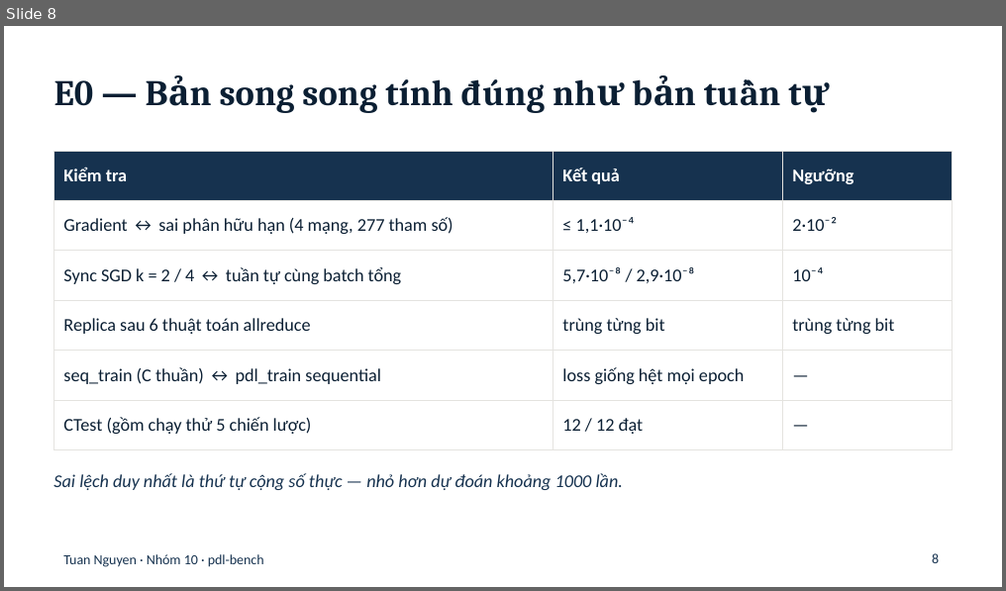
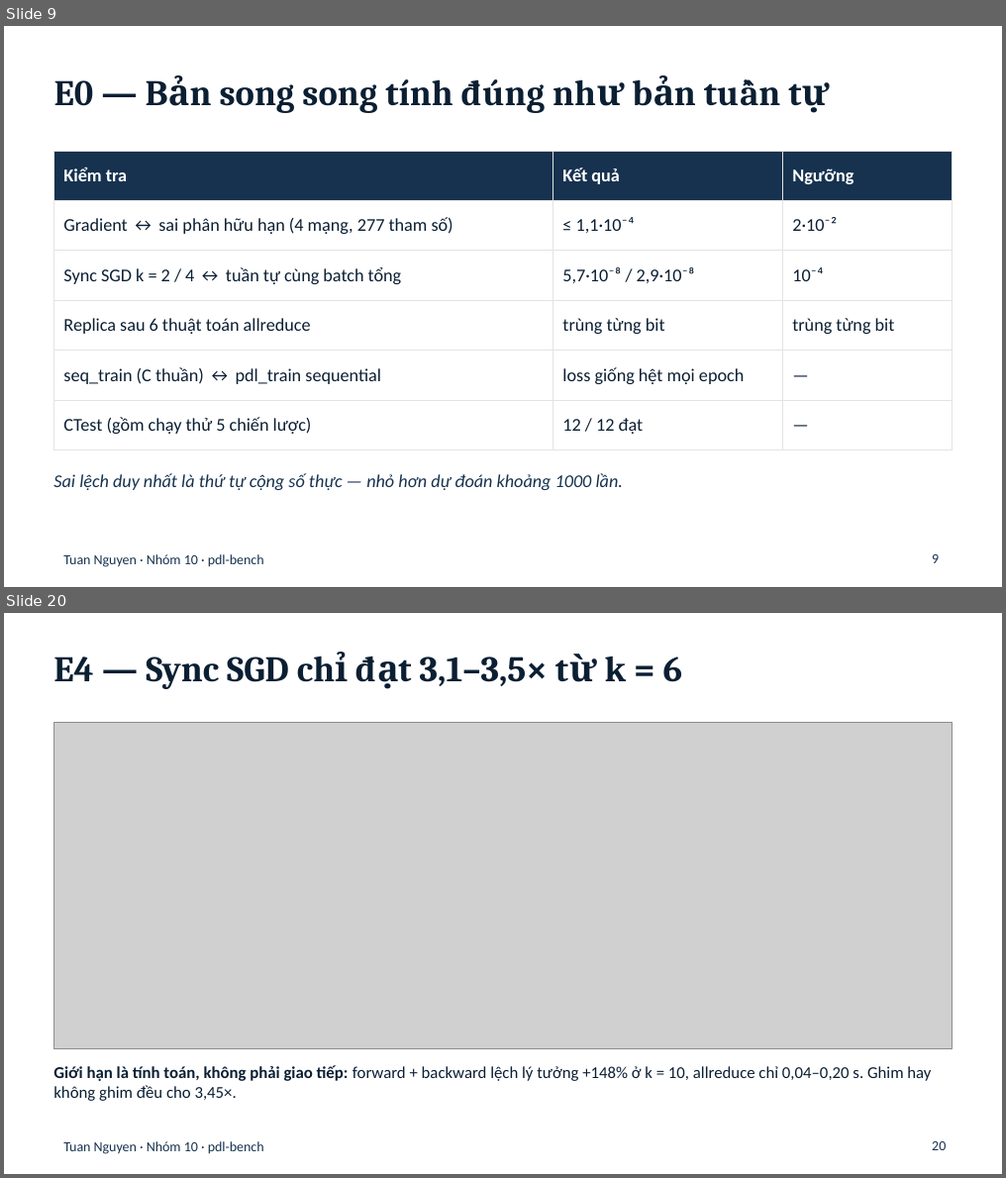
Before and after one commit to ducthinhh1002/High-Performance-Computing, a slide deck: tuannn/slides/tuannn-pdl-bench.pptx. Shown one above the other, each under a label of ours: slide 8 before the commit, slides 9 and 20 after it; the slides between them are not shown. The pictures are 1006x591 and 1006x1178 pixels, drawn with LibreOffice and Linux fonts; fonts in the diff are those of the drawing; grey boxes stand for pictures. Boxes give left, top, right and bottom in pixels: in the first picture for what was removed or moved away, otherwise in the second. Text is boxed around its words. In the diff, an @@ line names an element or a change of style, - is before the commit and + after.

Commit message:
Slide: thêm 9 slide đợt 2 (GPU, giao tiếp, scaling, lai, chiến lược, hai lỗi đo) và cập nhật slide cũ
Bảng đối chiếu bài báo, giới hạn và câu hỏi nghiên cứu cập nhật theo kết quả đợt 2. Hình đợt 2 là
ảnh từ report/figures. Bỏ các a:pPr lặp trong đoạn văn của file gốc.

```diff
--- a/tuannn/slides/tuannn-pdl-bench.pptx
+++ b/tuannn/slides/tuannn-pdl-bench.pptx
@@ slide 20 added at (4,613,1002,1174), background #FFFFFF; not listed: 1 template element that a slide beside it also shows @@
@@ title added at (54,656,683,689), 26 pt, text #0B1F33, bold @@
+E4 — Sync SGD chỉ đạt 3,1–3,5× từ k = 6
@@ picture added at (54,723,952,1049) @@
@@ text added at (54,1065,931,1101), 12 pt, text #0B1F33 @@
+Giới hạn là tính toán, không phải giao tiếp: forward + backward lệch lý tưởng +148% ở k = 10, allreduce chỉ 0,04–0,20 s. Ghim hay không ghim đều cho 3,45×.
@@ page number added at (932,1142,945,1151), 10 pt, text #16324F @@
+20
@@ what was slide 8 is now slide 9 @@
@@ page number at (932,555,939,564): text changed @@
-8
+9
```
Also in this commit, not shown: 11 slides changed, 8 other slides added.
